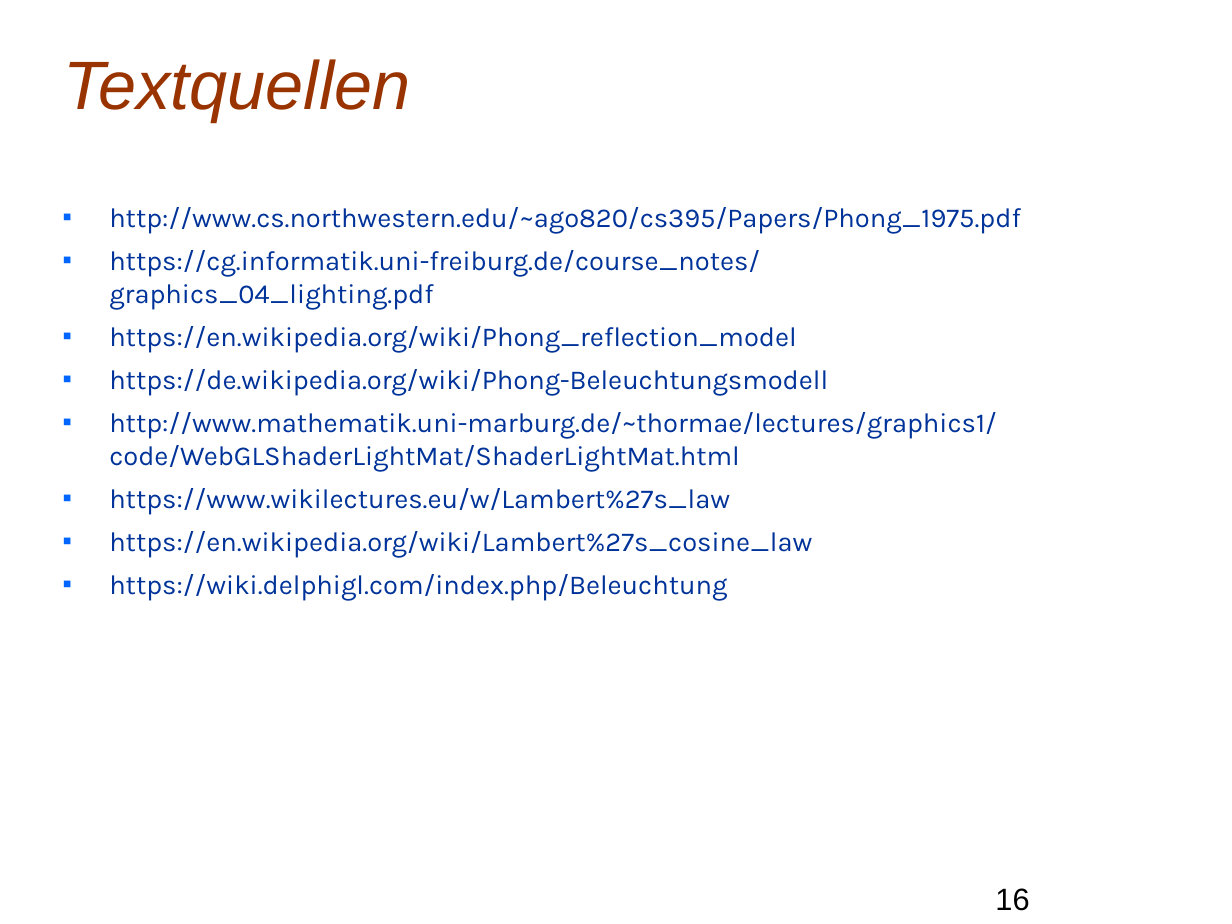
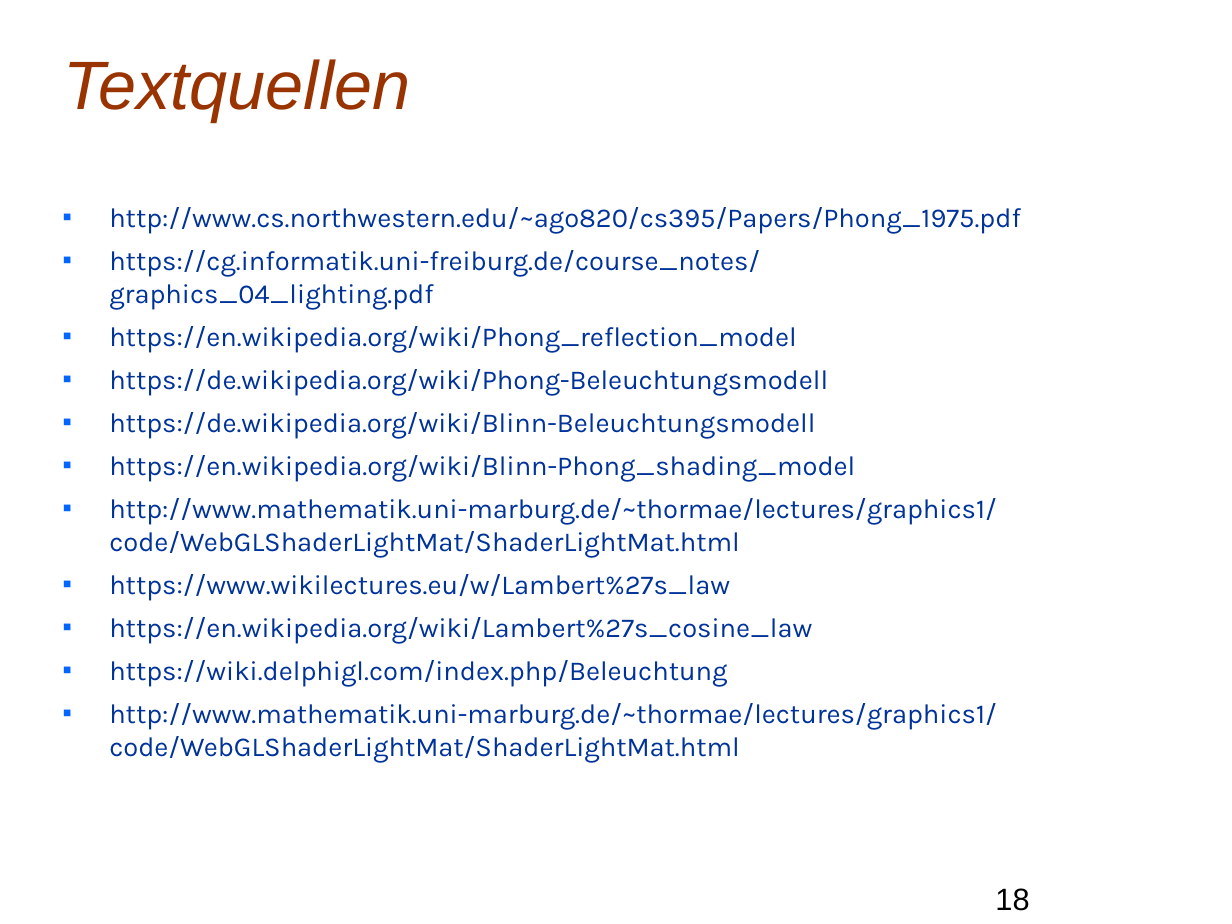
Before and after one commit to Mxtreme1/Presentation-on-The-Phong-Illumination-Model, a slide deck: slide 18 of PIM.odp (slide 16 before the commit). Drawn at 1232x924 pixels with LibreOffice and Linux fonts; fonts in the diff are those of the drawing; background and template pictures are left out. Boxes give left, top, right and bottom in pixels: in the first picture for what was removed or moved away, otherwise in the second. Text is boxed around its words. In the diff, an @@ line names an element or a change of style, - is before the commit and + after.

```diff
--- a/PIM.odp
+++ b/PIM.odp
@@ text at box(109, 412, 855, 482): paragraphs added @@
+■ https://de.wikipedia.org/wiki/Blinn-Beleuchtungsmodell
+■ https://en.wikipedia.org/wiki/Blinn-Phong_shading_model
@@ text at box(109, 703, 997, 763): paragraph added @@
+■ http://www.mathematik.uni-marburg.de/~thormae/lectures/graphics1/code/WebGLShaderLightMat/ShaderLightMat.html
@@ page number at box(995, 888, 1029, 911): text changed @@
-16
+18
```
Also in this commit, not shown: 11 other slides changed, 3 slides added, 1 slide removed.
